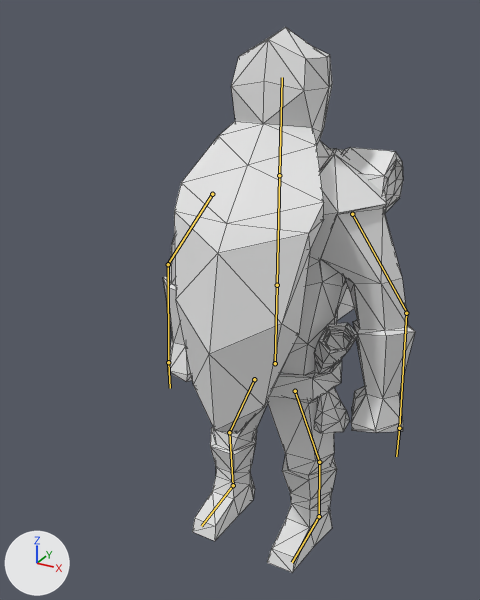
One commit to the Blender file Animations/MageInferno.blend: the scene before it, then after it.
Rendered twice from a 50 mm lens placed at (4.44, -9.33, 9.12), pointed at (-0.61, -0.15, 4.53). Lighting does not change. The marker at lower left points along +X, +Y and +Z. The bones that bend it are drawn over the model as lines. Mesh edges are drawn as thin lines.
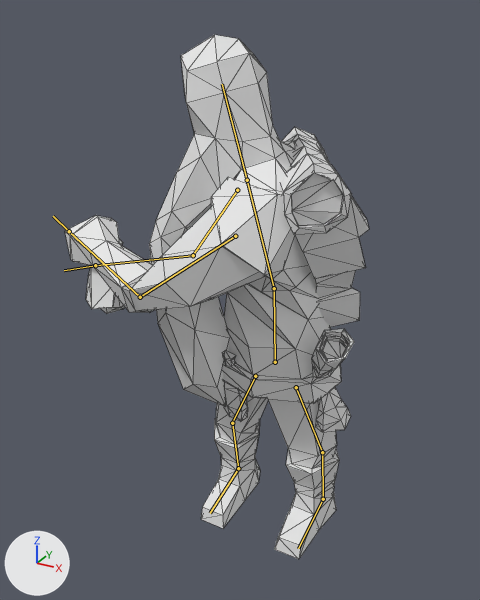
The newer file adds an action. The first version stands in its rest pose; the second is drawn at frame 13 of the action 'ArmatureAction.001'.

The change, as a list of edits to the scene's bpy script:
```text
Change bone_root:
    where bone_root = bpy.data.objects['Armature'].pose.bones['Root']
    bone_root.location: (0.0, 0.0, 0.0) -> (0.0, 0.03, 0.0)
    bone_root.rotation_quaternion: (1.0, 0.0, 0.0, 0.0) -> (0.998, 0.068, 0.008, -0.014)  # degrees (0, 0, 0) -> degrees (8, 1, -2)
Change bone_chest:
    where bone_chest = bpy.data.objects['Armature'].pose.bones['Chest']  # child of 'Root'
    bone_chest.rotation_quaternion: (1.0, 0.0, 0.0, 0.0) -> (0.786, 0.064, -0.604, 0.112)  # degrees (0, 0, 0) -> degrees (-8, -75, 22)
Change bone_shoulder_r:
    where bone_shoulder_r = bpy.data.objects['Armature'].pose.bones['Shoulder.R']  # child of 'Chest'
    bone_shoulder_r.location: (0.0, 0.0, 0.0) -> (0.27, -0.23, 0.44)
    bone_shoulder_r.rotation_quaternion: (1.0, 0.0, 0.0, 0.0) -> (0.773, 0.181, -0.471, -0.383)  # degrees (0, 0, 0) -> degrees (53, -36, -71)
Change bone_arm_r:
    where bone_arm_r = bpy.data.objects['Armature'].pose.bones['Arm.R']  # child of 'Shoulder.R'
    bone_arm_r.rotation_quaternion: (1.0, 0.0, 0.0, 0.0) -> (0.576, -0.527, -0.245, 0.576)  # degrees (0, 0, 0) -> degrees (-70, 19, 77)
Change bone_shoulder_l:
    where bone_shoulder_l = bpy.data.objects['Armature'].pose.bones['Shoulder.L']  # child of 'Chest'
    bone_shoulder_l.location: (0.0, 0.0, 0.0) -> (0.0, 0.02, 0.02)
    bone_shoulder_l.rotation_quaternion: (1.0, 0.0, 0.0, 0.0) -> (0.821, -0.093, -0.112, 0.551)  # degrees (0, 0, 0) -> degrees (-16, -5, 68)
Change bone_arm_l:
    where bone_arm_l = bpy.data.objects['Armature'].pose.bones['Arm.L']  # child of 'Shoulder.L'
    bone_arm_l.rotation_quaternion: (1.0, 0.0, 0.0, 0.0) -> (0.777, -0.39, 0.23, -0.108)  # degrees (0, 0, 0) -> degrees (-58, 19, -27)
Change bone_head:
    where bone_head = bpy.data.objects['Armature'].pose.bones['Head']  # child of 'Chest'
    bone_head.rotation_quaternion: (1.0, 0.0, 0.0, 0.0) -> (0.995, 0.01, 0.096, 0.03)  # degrees (0, 0, 0) -> degrees (1, 11, 4)
```

Pixel boxes (x1, y1, x2, y2) of what changed, in the pictures (480 x 600 px):
'Cube.002', posed (21% wider): before (163, 27, 415, 573); after (65, 35, 369, 559)
bone 'Root', root to tip: before (275, 363) to (277, 285); after (275, 362) to (274, 288)
bone 'Chest', root to tip: before (277, 285) to (279, 175); after (274, 288) to (247, 180)
bone 'Shoulder.R', root to tip: before (212, 194) to (168, 264); after (237, 190) to (193, 255)
bone 'Arm.R', root to tip: before (168, 264) to (168, 362); after (193, 255) to (95, 265)
bone 'Shoulder.L', root to tip: before (352, 214) to (407, 312); after (235, 236) to (140, 297)
bone 'Arm.L', root to tip: before (406, 313) to (399, 428); after (140, 297) to (69, 231)
bone 'Head', root to tip: before (279, 175) to (282, 77); after (247, 180) to (222, 84)
